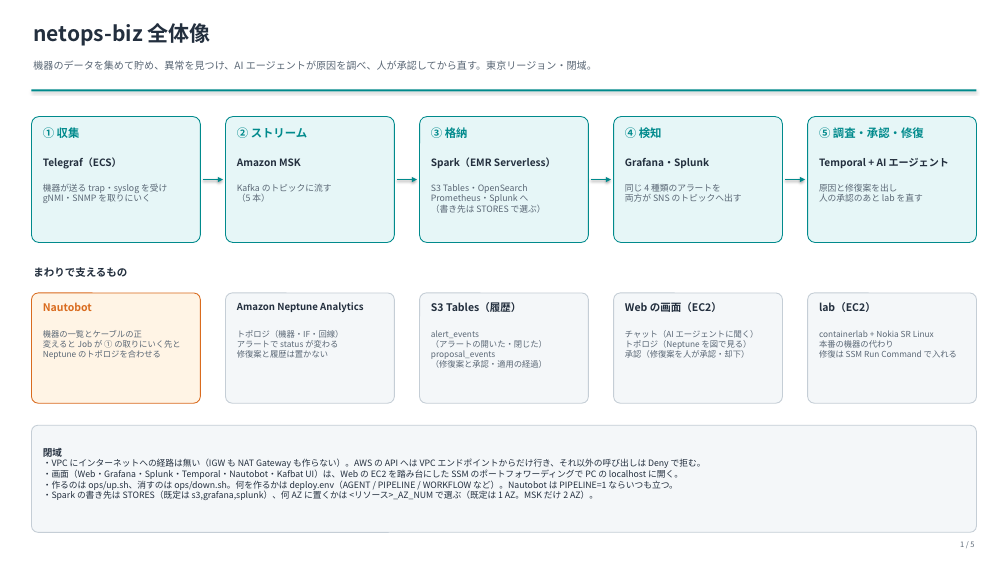
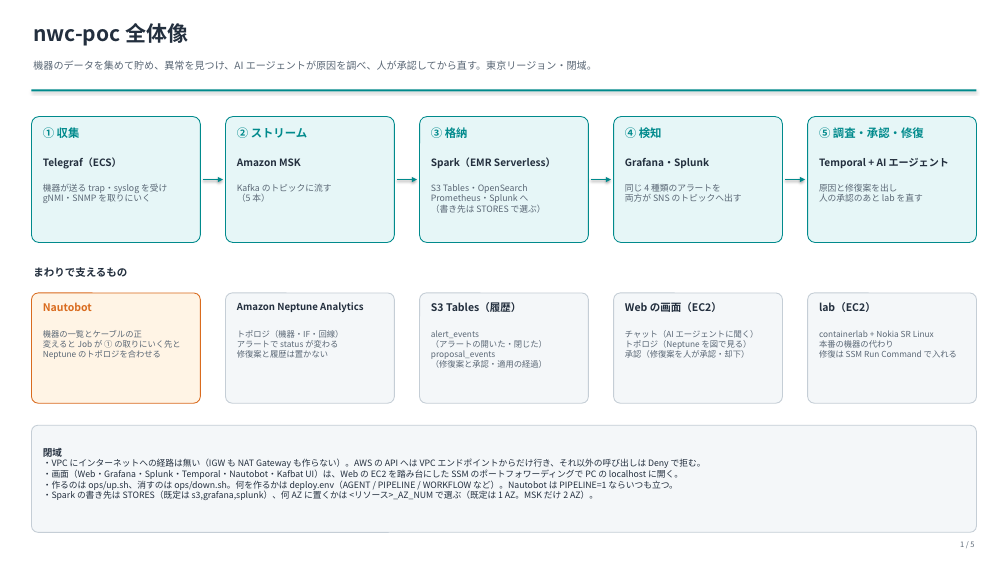
Before and after one commit to eddie-eights/nwc-poc, a slide deck: slide 1 of docs/architecture.pptx. Drawn at 1008x567 pixels with LibreOffice and Linux fonts; fonts in the diff are those of the drawing. Boxes give left, top, right and bottom in pixels: in the first picture for what was removed or moved away, otherwise in the second. Text is boxed around its words. In the diff, an @@ line names an element or a change of style, - is before the commit and + after.

```diff
--- a/docs/architecture.pptx
+++ b/docs/architecture.pptx
@@ text at (33,23,188,46): text changed @@
-netops-biz 全体像
+nwc-poc 全体像
```
